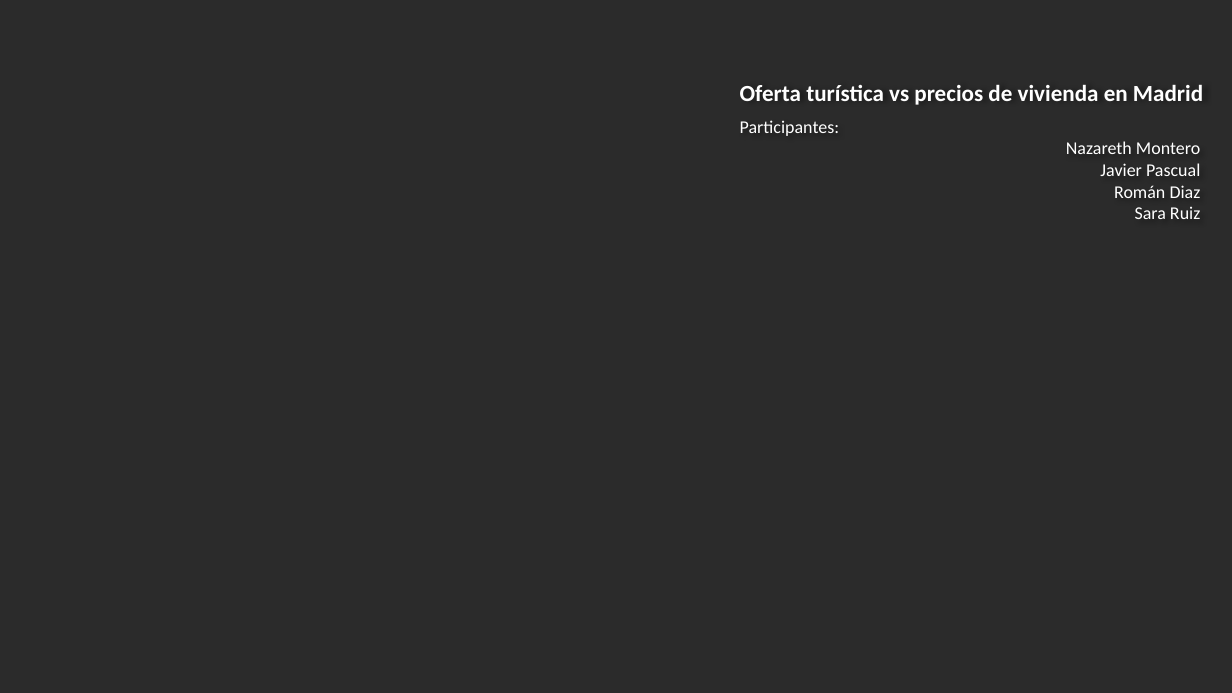
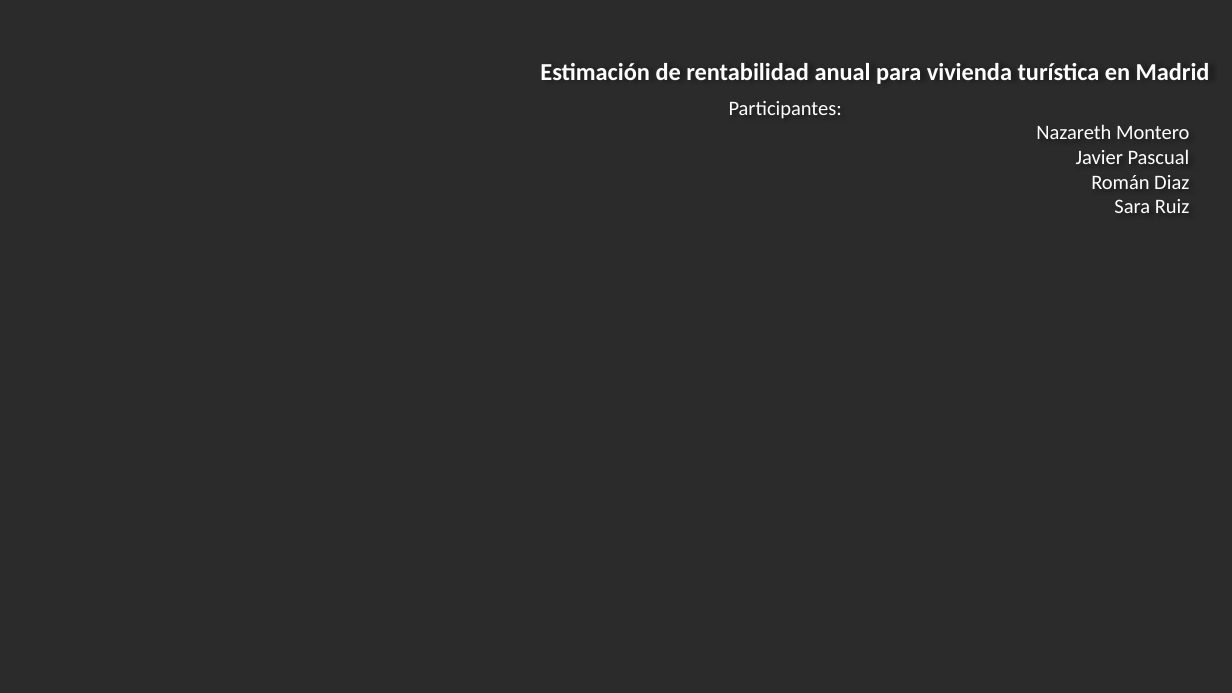
Before and after one commit to HimuraFresh/ML_-Grupo_1-, a slide deck: slide 1 of ML_ppt.pptx. Drawn at 1232x693 pixels with LibreOffice and Linux fonts; fonts in the diff are those of the drawing; background and template pictures are left out; a plain dark background stands for a picture behind light text. Boxes give left, top, right and bottom in pixels: in the first picture for what was removed or moved away, otherwise in the second. Text is boxed around its words. In the diff, an @@ line names an element or a change of style, - is before the commit and + after.

```diff
--- a/ML_ppt.pptx
+++ b/ML_ppt.pptx
@@ text at (540,63,1210,84): text changed; size 18 to 19 pt @@
-Oferta turística vs precios de vivienda en Madrid
+Estimación de rentabilidad anual para vivienda turística en Madrid
@@ text "Participantes:": place and size @@
-text "Participantes:" at (740,120,1201,219)
+text "Participantes:" at (729,101,1190,213)
@@ text "Participantes:" at (729,101,1190,213): size 14 to 16 pt @@
```
Also in this commit, not shown: 13 other slides changed, 4 slides added, 2 other files.
